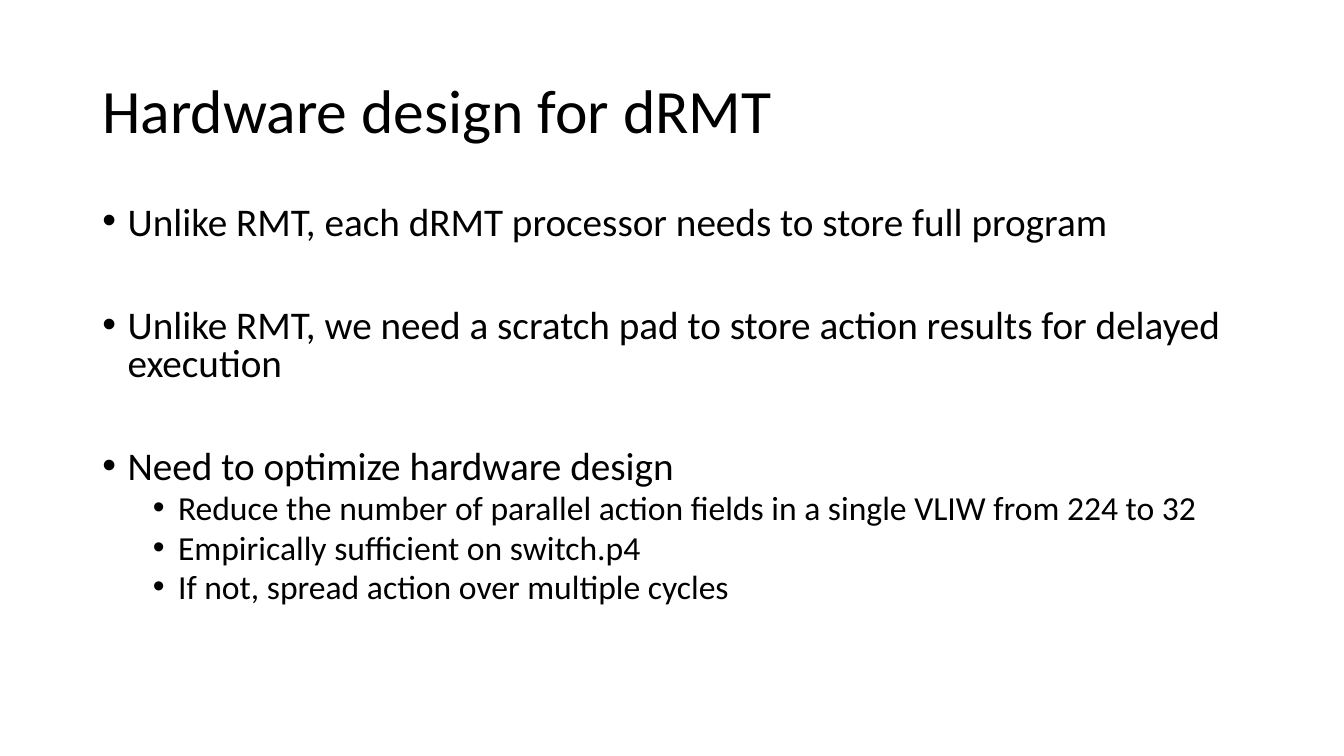
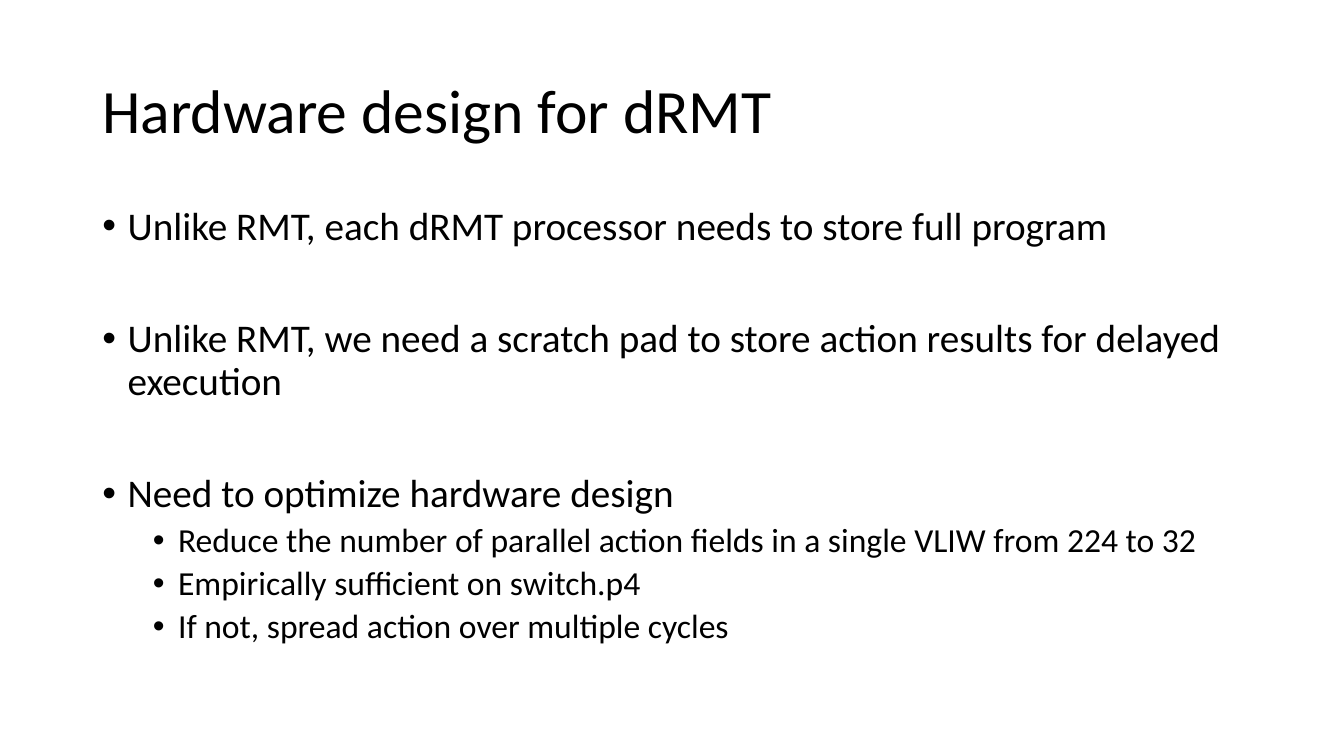
Before and after one commit to anirudhSK/drmt_talk, a slide deck: slide 29 of drmt.pptx (slide 23 before the commit). Drawn at 1344x756 pixels with LibreOffice and Linux fonts; fonts in the diff are those of the drawing. Boxes give left, top, right and bottom in pixels: in the first picture for what was removed or moved away, otherwise in the second. Text is boxed around its words. In the diff, an @@ line names an element or a change of style, - is before the commit and + after.

```diff
--- a/drmt.pptx
+++ b/drmt.pptx
@@ text "Unlike RMT, each dRMT processor ..." at box(128, 212, 1220, 644): line spacing 0.8 to 0.9 @@
```
Also in this commit, not shown: 2 other slides changed, 6 slides added.
